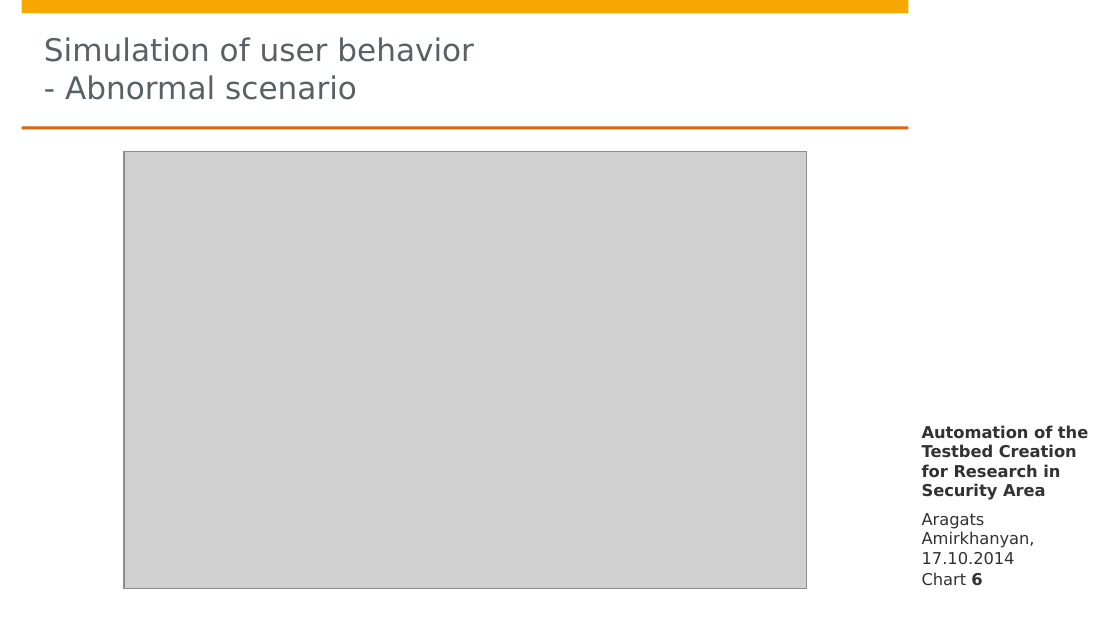
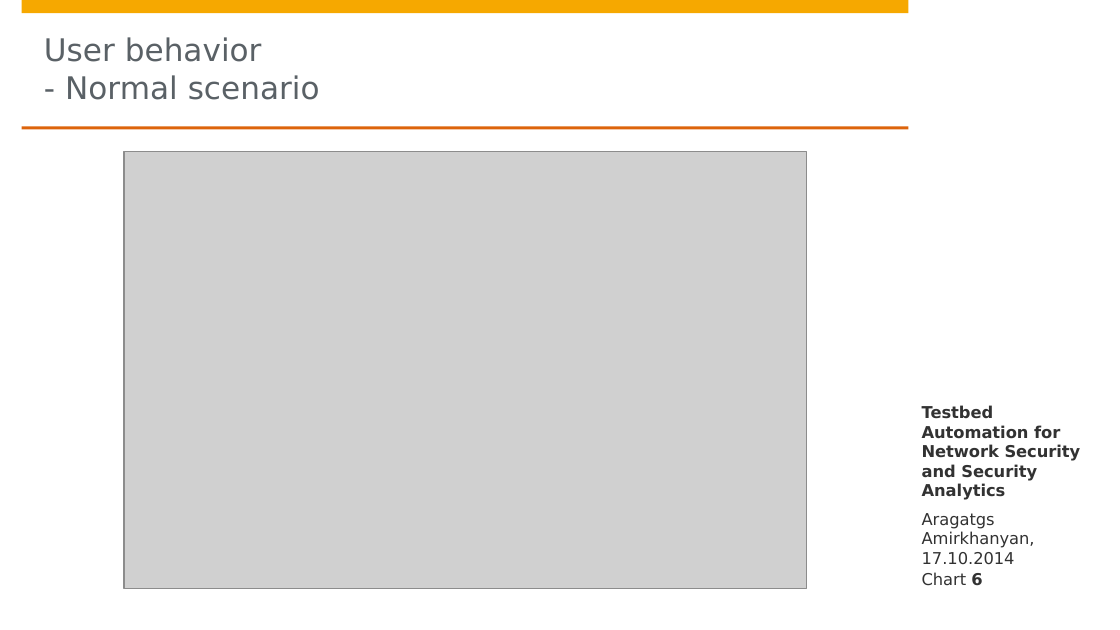
Before and after one commit to aragats/HPI, a slide deck: slide 6 of Research School/Retreat/Fall 2014/retreat draft 4/Aragats_Amirkhanyan_Fall_Retreat_2014.pptx. Drawn at 1120x630 pixels with LibreOffice and Linux fonts; fonts in the diff are those of the drawing; grey boxes stand for pictures; background and template pictures are left out. Boxes give left, top, right and bottom in pixels: in the first picture for what was removed or moved away, otherwise in the second. Text is boxed around its words. In the diff, an @@ line names an element or a change of style, - is before the commit and + after.

```diff
--- a/Research School/Retreat/Fall 2014/retreat draft 4/Aragats_Amirkhanyan_Fall_Retreat_2014.pptx
+++ b/Research School/Retreat/Fall 2014/retreat draft 4/Aragats_Amirkhanyan_Fall_Retreat_2014.pptx
@@ title at [44, 37, 320, 100]: text changed @@
-Simulation of user behavior
-- Abnormal scenario
+User behavior
+- Normal scenario
@@ text at [922, 405, 1081, 500]: text changed @@
-Automation of the Testbed Creation for Research in Security Area
+Testbed Automation for Network Security and Security Analytics
@@ text at [922, 513, 1035, 565]: text changed @@
-Aragats Amirkhanyan, 17.10.2014
+Aragatgs Amirkhanyan, 17.10.2014
```
Also in this commit, not shown: 13 other slides changed, 4 slides removed, 3 other files.
